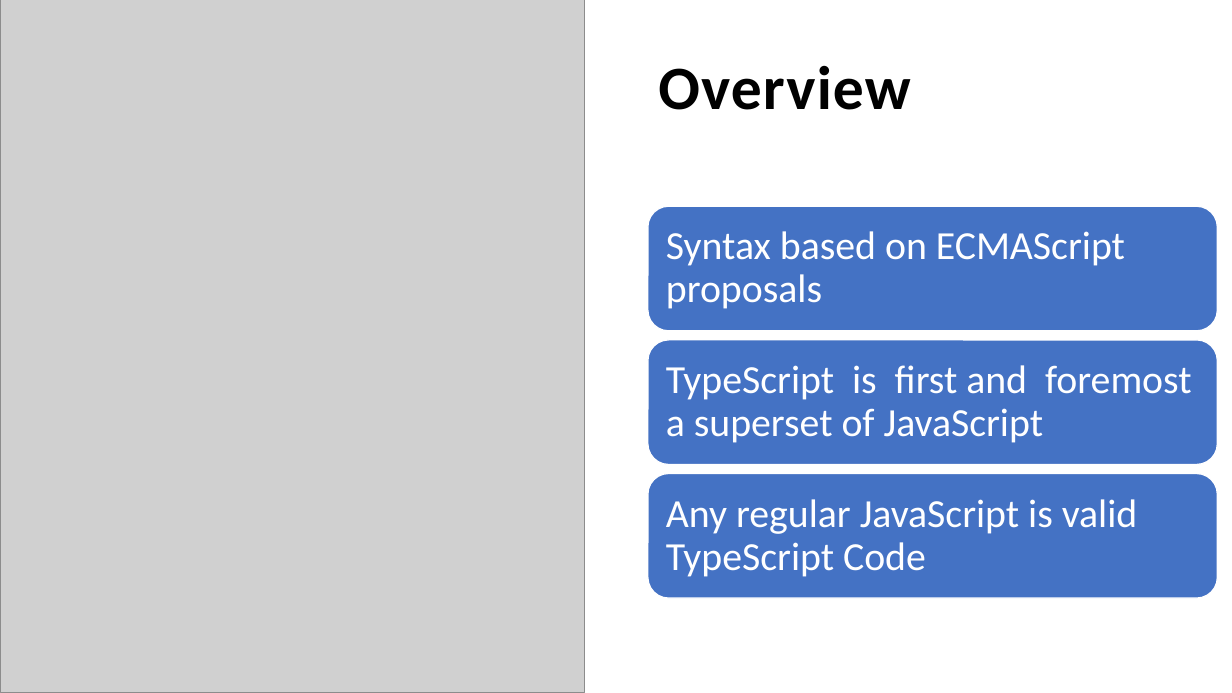
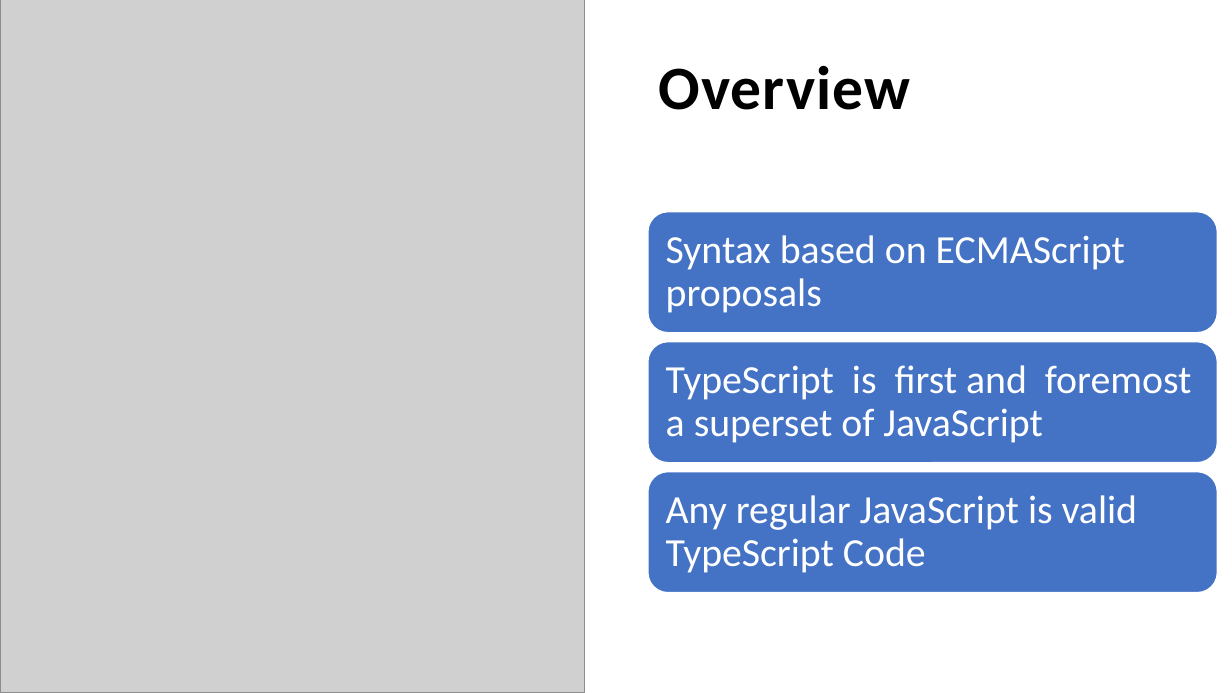
Before and after one commit to explore-with-manish/BFL_Byte_Jul23, a slide deck: slide 4 of Ng-Byte.pptx. Drawn at 1232x693 pixels with LibreOffice and Linux fonts; fonts in the diff are those of the drawing; grey boxes stand for pictures. Boxes give left, top, right and bottom in pixels: in the first picture for what was removed or moved away, otherwise in the second. Text is boxed around its words. In the diff, an @@ line names an element or a change of style, - is before the commit and + after.

```diff
--- a/Ng-Byte.pptx
+++ b/Ng-Byte.pptx
@@ rounded rectangle: place and size @@
-rounded rectangle at [648,206,1217,331]
+rounded rectangle at [648,212,1217,333]
@@ text "Syntax based on ECMAScript proposals": place and size @@
-text "Syntax based on ECMAScript proposals" at [666,231,1125,309]
+text "Syntax based on ECMAScript proposals" at [666,235,1125,313]
@@ rounded rectangle: place and size @@
-rounded rectangle at [648,473,1217,598]
+rounded rectangle at [648,471,1217,592]
@@ text "Any regular JavaScript is valid ...": place and size @@
-text "Any regular JavaScript is valid ..." at [666,499,1137,577]
+text "Any regular JavaScript is valid ..." at [666,495,1137,573]
```
Also in this commit, not shown: 36 slides added, 8 other files.
